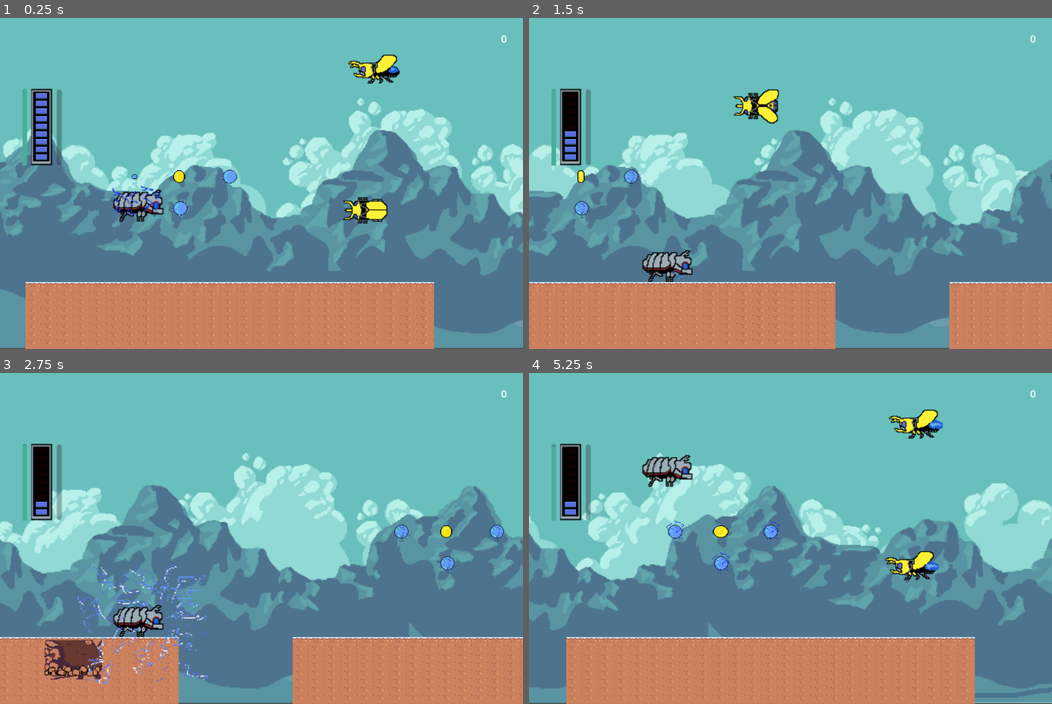
Above: before the commit, frames 1-4 (two rows, left to right).
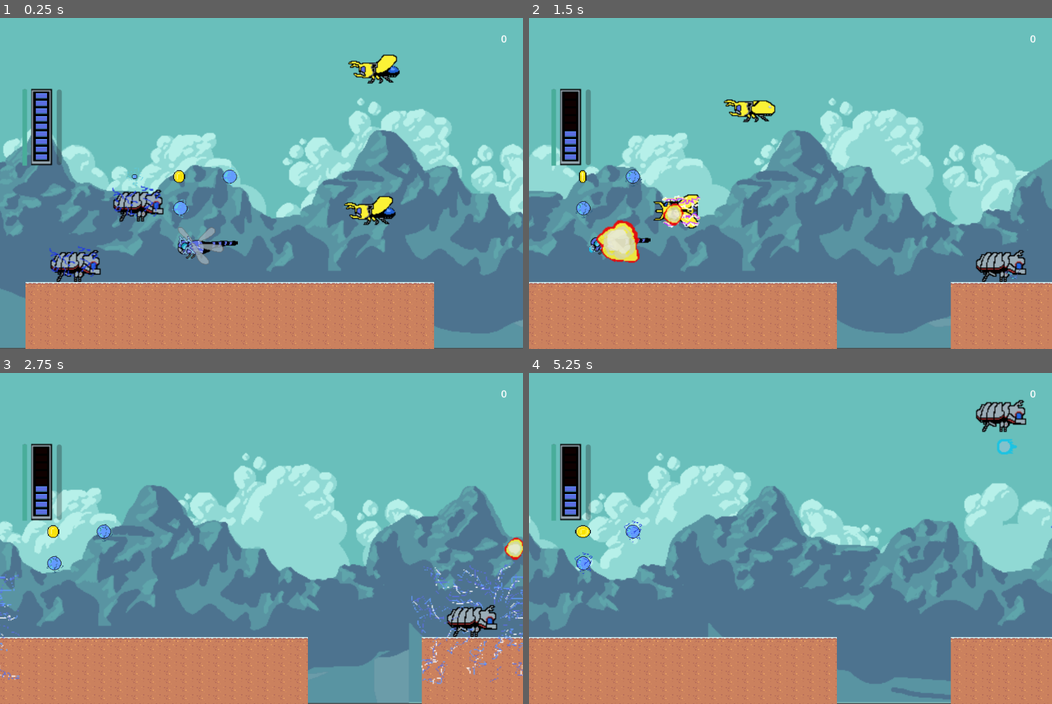
Above: after the commit, the same moments.

Repository: alphaFaiz/cy-bugs
Game: Godot game, scene res://game.tscn
Same seed, same stepped clock (60 frames per second), same inputs: the game is played once before the commit and once after it.
Inputs:
- Up to frame 1 (0.25 s): no input
- Up to frame 2 (1.5 s): hold Up (ui_up) from 0.53 s (still down); tap Z (attack) at 0.6, 1.35 s
- Up to frame 3 (2.75 s): release Up (ui_up) at 2.03 s; hold Down (ui_down) from 2.03 s (still down); hold X (switch_form) from 2.03 s (still down); tap Z (attack) at 2.3 s
- Up to frame 4 (5.25 s): release Down (ui_down) at 2.78 s; release X (switch_form) at 2.78 s; hold Up (ui_up) 2.78-4.28 s; tap Z (attack) at 2.85, 3.6, 4.55, 5.1 s; hold Down (ui_down) 4.28-5.03 s; tap X (switch_form) at 4.35 s; tap Up (ui_up) at 4.52 s; hold Up (ui_up) from 5.03 s (still down)

The runs differ from the first frame. In frame 1, 1.8% of the frame differs, in the area x 9-76%, y 53-80%; in frame 2, 4.8%; in frame 3, 15%, in the area x 0-100%, y 21-100%; in frame 4, 13%.
Error after the commit: Invalid access to property or key 'shape' on a base object of type 'null instance'. (res://enemies/drake_dragonfly_enemy.gd:22)

Commit message:
drake enemy

Diff:
--- a/Player.gd
+++ b/Player.gd
@@ -283,6 +283,5 @@
 		stamina -= 0.2
 	else:
 		stamina -= 0.1
-	print(stamina)
 	if stamina == 0 and not crashed:
 		is_exhausted = true
--- a/enemies/base_enemy.gd
+++ b/enemies/base_enemy.gd
@@ -6,6 +6,8 @@
 @onready var _detection_area: Area2D = $DetectionArea
 @onready var _attack_area: Area2D = $AttackArea
 @onready var _collision_shape: CollisionShape2D = $CollisionShape2D
+@onready var _top_raycast: RayCast2D = $RayCastTop
+@onready var _bottom_raycast: RayCast2D = $RayCastBottom
 
 var default_speed = 80.0
 var default_animation_speed = 1
@@ -30,6 +32,7 @@
 	_target = find_target()
 	if is_attacking:
 		animation_name = "attack"
+		attack_player()
 	elif _target:
 		animation_name = "approach"
 		orbit_target()
@@ -51,6 +54,9 @@
 func _on_attack_area_body_entered(player: Player) -> void:
 	pass
 
+func attack_player():
+	pass
+
 func destroy() -> void:
 	var enemy_collision = get_child(1)
 	remove_child(enemy_collision)
--- a/enemies/base_enemy.tscn
+++ b/enemies/base_enemy.tscn
@@ -95,14 +95,16 @@
 }]
 
 [sub_resource type="CapsuleShape2D" id="CapsuleShape2D_aghni"]
-radius = 23.0286
-height = 92.0201
+radius = 15.0296
+height = 109.924
 
 [sub_resource type="CircleShape2D" id="CircleShape2D_c8oyo"]
-radius = 431.042
+resource_local_to_scene = true
+radius = 157.918
 
 [sub_resource type="CircleShape2D" id="CircleShape2D_7w3qt"]
-radius = 232.078
+resource_local_to_scene = true
+radius = 110.164
 
 [node name="base_enemy" type="CharacterBody2D" groups=["Enemy"]]
 script = ExtResource("1_ngmta")
@@ -130,3 +132,9 @@
 
 [node name="CollisionShape2D" type="CollisionShape2D" parent="AttackArea"]
 shape = SubResource("CircleShape2D_7w3qt")
+
+[node name="RayCastTop" type="RayCast2D" parent="."]
+target_position = Vector2(0, -28)
+
+[node name="RayCastBottom" type="RayCast2D" parent="."]
+target_position = Vector2(0, 28)
--- a/enemies/bee_enemy.gd
+++ b/enemies/bee_enemy.gd
@@ -8,10 +8,12 @@
 
 # Steers towards the target position.
 func follow(target_global_position: Vector2) -> void:
-	var desired_velocity: Vector2= global_position.direction_to(target_global_position) * speed
+	var desired_velocity: Vector2 = global_position.direction_to(target_global_position) * speed
 	var steering := desired_velocity - _velocity
 	velocity += steering / 6.0
 
 func _on_attack_area_body_entered(player: Player) -> void:
 	is_attacking = true
+
+func attack_player():
 	_collision_shape.rotate(PI/2)
--- a/enemies/bee_enemy.tscn
+++ b/enemies/bee_enemy.tscn
@@ -94,6 +94,14 @@
 "speed": 5.0
 }]
 
+[sub_resource type="CircleShape2D" id="CircleShape2D_6lc53"]
+resource_local_to_scene = true
+radius = 383.575
+
+[sub_resource type="CircleShape2D" id="CircleShape2D_v4d7g"]
+resource_local_to_scene = true
+radius = 272.046
+
 [node name="bee_enemy" instance=ExtResource("1_6p3yr")]
 script = ExtResource("2_218lu")
 
@@ -103,3 +111,15 @@
 
 [node name="CollisionShape2D" parent="." index="1"]
 position = Vector2(-1, -2)
+
+[node name="DetectionArea" parent="." index="2"]
+visible = true
+
+[node name="CollisionShape2D" parent="DetectionArea" index="0"]
+shape = SubResource("CircleShape2D_6lc53")
+
+[node name="AttackArea" parent="." index="3"]
+visible = true
+
+[node name="CollisionShape2D" parent="AttackArea" index="0"]
+shape = SubResource("CircleShape2D_v4d7g")
--- a/enemies/caucasus_enemy.tscn
+++ b/enemies/caucasus_enemy.tscn
@@ -101,6 +101,14 @@
 "speed": 5.0
 }]
 
+[sub_resource type="CircleShape2D" id="CircleShape2D_bh7fc"]
+resource_local_to_scene = true
+radius = 449.964
+
+[sub_resource type="CircleShape2D" id="CircleShape2D_0vfgc"]
+resource_local_to_scene = true
+radius = 320.451
+
 [node name="caucasus_enemy" instance=ExtResource("1_6vr4p")]
 script = ExtResource("2_ofmd7")
 
@@ -108,3 +116,15 @@
 scale = Vector2(1.7, 1.7)
 sprite_frames = SubResource("SpriteFrames_hna6s")
 animation = &"attack"
+
+[node name="DetectionArea" parent="." index="2"]
+visible = true
+
+[node name="CollisionShape2D" parent="DetectionArea" index="0"]
+shape = SubResource("CircleShape2D_bh7fc")
+
+[node name="AttackArea" parent="." index="3"]
+visible = true
+
+[node name="CollisionShape2D" parent="AttackArea" index="0"]
+shape = SubResource("CircleShape2D_0vfgc")
--- /dev/null
+++ b/enemies/drake_bullet_enemy.gd
@@ -0,0 +1,5 @@
+extends BaseEnemy
+
+func _physics_process(delta: float) -> void:
+	velocity = Vector2(-speed * 2, 0)
+	move_and_collide(velocity * delta)
--- /dev/null
+++ b/enemies/drake_bullet_enemy.tscn
@@ -0,0 +1,119 @@
+[gd_scene load_steps=16 format=3 uid="uid://b24eghi870kf7"]
+
+[ext_resource type="PackedScene" uid="uid://dwnh4p0oumwto" path="res://enemies/base_enemy.tscn" id="1_b1uuo"]
+[ext_resource type="Texture2D" uid="uid://lhguxi0pwqx3" path="res://prototype-sprites/Drake-bullet.png" id="2_24q8c"]
+[ext_resource type="Script" path="res://enemies/drake_bullet_enemy.gd" id="2_bsfi5"]
+
+[sub_resource type="AtlasTexture" id="AtlasTexture_siygg"]
+atlas = ExtResource("2_24q8c")
+region = Rect2(0, 0, 32, 32)
+
+[sub_resource type="AtlasTexture" id="AtlasTexture_4h4nu"]
+atlas = ExtResource("2_24q8c")
+region = Rect2(32, 0, 32, 32)
+
+[sub_resource type="AtlasTexture" id="AtlasTexture_tp58x"]
+atlas = ExtResource("2_24q8c")
+region = Rect2(0, 0, 32, 32)
+
+[sub_resource type="AtlasTexture" id="AtlasTexture_4c023"]
+atlas = ExtResource("2_24q8c")
+region = Rect2(32, 0, 32, 32)
+
+[sub_resource type="AtlasTexture" id="AtlasTexture_f2bob"]
+atlas = ExtResource("2_24q8c")
+region = Rect2(0, 0, 32, 32)
+
+[sub_resource type="AtlasTexture" id="AtlasTexture_t86r1"]
+atlas = ExtResource("2_24q8c")
+region = Rect2(32, 0, 32, 32)
+
+[sub_resource type="AtlasTexture" id="AtlasTexture_h23hh"]
+atlas = ExtResource("2_24q8c")
+region = Rect2(0, 0, 32, 32)
+
+[sub_resource type="AtlasTexture" id="AtlasTexture_4qbxm"]
+atlas = ExtResource("2_24q8c")
+region = Rect2(32, 0, 32, 32)
+
+[sub_resource type="SpriteFrames" id="SpriteFrames_s00om"]
+resource_local_to_scene = true
+animations = [{
+"frames": [{
+"duration": 1.0,
+"texture": SubResource("AtlasTexture_siygg")
+}, {
+"duration": 1.0,
+"texture": SubResource("AtlasTexture_4h4nu")
+}],
+"loop": true,
+"name": &"approach",
+"speed": 5.0
+}, {
+"frames": [{
+"duration": 1.0,
+"texture": SubResource("AtlasTexture_tp58x")
+}, {
+"duration": 1.0,
+"texture": SubResource("AtlasTexture_4c023")
+}],
+"loop": true,
+"name": &"attack",
+"speed": 5.0
+}, {
+"frames": [{
+"duration": 1.0,
+"texture": SubResource("AtlasTexture_f2bob")
+}, {
+"duration": 1.0,
+"texture": SubResource("AtlasTexture_t86r1")
+}],
+"loop": true,
+"name": &"idle",
+"speed": 5.0
+}, {
+"frames": [{
+"duration": 1.0,
+"texture": SubResource("AtlasTexture_h23hh")
+}, {
+"duration": 1.0,
+"texture": SubResource("AtlasTexture_4qbxm")
+}],
+"loop": true,
+"name": &"walk",
+"speed": 5.0
+}]
+
+[sub_resource type="CircleShape2D" id="CircleShape2D_cuwr0"]
+radius = 14.1421
+
+[sub_resource type="CircleShape2D" id="CircleShape2D_56fer"]
+resource_local_to_scene = true
+radius = 25.9615
+
+[sub_resource type="CircleShape2D" id="CircleShape2D_xit6u"]
+resource_local_to_scene = true
+radius = 19.2354
+
+[node name="drake_bullet_enemy" instance=ExtResource("1_b1uuo")]
+script = ExtResource("2_bsfi5")
+
+[node name="AnimatedSprite2D" parent="." index="0"]
+position = Vector2(5, 0)
+sprite_frames = SubResource("SpriteFrames_s00om")
+
+[node name="CollisionShape2D" parent="." index="1"]
+position = Vector2(0, 0)
+shape = SubResource("CircleShape2D_cuwr0")
+
+[node name="DetectionArea" parent="." index="2"]
+visible = true
+
+[node name="CollisionShape2D" parent="DetectionArea" index="0"]
+shape = SubResource("CircleShape2D_56fer")
+
+[node name="AttackArea" parent="." index="3"]
+visible = true
+
+[node name="CollisionShape2D" parent="AttackArea" index="0"]
+shape = SubResource("CircleShape2D_xit6u")
--- /dev/null
+++ b/enemies/drake_dragonfly_enemy.gd
@@ -0,0 +1,41 @@
+extends BaseEnemy
+
+@onready var shoot_timer = $ShootTimer
+const drake_bullet = preload("res://enemies/drake_bullet_enemy.tscn")
+
+var head_down = true
+
+func orbit_target() -> void:
+	var direction := _target.global_position.direction_to(global_position)
+	follow(_target.global_position)
+
+# Steers towards the target position.
+func follow(target_global_position: Vector2) -> void:
+#	print(global_position.y, " - ", get_node("CollisionShape2D").shape.height)
+	if head_down:
+		velocity = Vector2(0, +speed)
+	else:
+		velocity = Vector2(0, -speed)
+
+	if _bottom_raycast.is_colliding():
+		head_down = false
+	elif _top_raycast.is_colliding() or global_position.y <= get_node("CollisionShape2D").shape.radius:
+		head_down = true
+
+func _on_attack_area_body_entered(player: Player) -> void:
+	is_attacking = true
+
+func attack_player():
+	if _target:
+		follow(_target.global_position)
+	if shoot_timer.is_stopped():
+		shoot_timer.start()
+
+func _on_shoot_timer_timeout() -> void:
+	if _target:
+		follow(_target.global_position)
+	if is_attacking:
+		var inst = drake_bullet.instantiate()
+		print("shoot!")
+		inst.position = Vector2(-get_node("CollisionShape2D").shape.height/1.8, 0)
+		add_child(inst)
--- /dev/null
+++ b/enemies/drake_dragonfly_enemy.tscn
@@ -0,0 +1,140 @@
+[gd_scene load_steps=18 format=3 uid="uid://cnsyk6d1p4wir"]
+
+[ext_resource type="PackedScene" uid="uid://dwnh4p0oumwto" path="res://enemies/base_enemy.tscn" id="1_tsqlu"]
+[ext_resource type="Script" path="res://enemies/drake_dragonfly_enemy.gd" id="2_2khrb"]
+[ext_resource type="Texture2D" uid="uid://dvhfofo2d3io" path="res://prototype-sprites/Drake-flying-forward.png" id="3_snsvo"]
+[ext_resource type="Texture2D" uid="uid://ddj2g8k8b8hxt" path="res://prototype-sprites/Drake-attack.png" id="4_c140e"]
+
+[sub_resource type="AtlasTexture" id="AtlasTexture_a0fh7"]
+atlas = ExtResource("3_snsvo")
+region = Rect2(0, 0, 100, 64)
+
+[sub_resource type="AtlasTexture" id="AtlasTexture_aaig3"]
+atlas = ExtResource("3_snsvo")
+region = Rect2(200, 0, 100, 64)
+
+[sub_resource type="AtlasTexture" id="AtlasTexture_wj0vf"]
+atlas = ExtResource("4_c140e")
+region = Rect2(0, 0, 100, 64)
+
+[sub_resource type="AtlasTexture" id="AtlasTexture_n53ei"]
+atlas = ExtResource("4_c140e")
+region = Rect2(100, 0, 100, 64)
+
+[sub_resource type="AtlasTexture" id="AtlasTexture_f5fy5"]
+atlas = ExtResource("4_c140e")
+region = Rect2(200, 0, 100, 64)
+
+[sub_resource type="AtlasTexture" id="AtlasTexture_dpdsb"]
+atlas = ExtResource("4_c140e")
+region = Rect2(300, 0, 100, 64)
+
+[sub_resource type="AtlasTexture" id="AtlasTexture_ph7xa"]
+atlas = ExtResource("3_snsvo")
+region = Rect2(100, 0, 100, 64)
+
+[sub_resource type="AtlasTexture" id="AtlasTexture_dh2yk"]
+atlas = ExtResource("3_snsvo")
+region = Rect2(200, 0, 100, 64)
+
+[sub_resource type="AtlasTexture" id="AtlasTexture_hdda8"]
+atlas = ExtResource("3_snsvo")
+region = Rect2(0, 0, 100, 64)
+
+[sub_resource type="AtlasTexture" id="AtlasTexture_cv1hg"]
+atlas = ExtResource("3_snsvo")
+region = Rect2(200, 0, 100, 64)
+
+[sub_resource type="SpriteFrames" id="SpriteFrames_uscnj"]
+resource_local_to_scene = true
+animations = [{
+"frames": [{
+"duration": 1.0,
+"texture": SubResource("AtlasTexture_a0fh7")
+}, {
+"duration": 1.0,
+"texture": SubResource("AtlasTexture_aaig3")
+}],
+"loop": true,
+"name": &"approach",
+"speed": 5.0
+}, {
+"frames": [{
+"duration": 1.0,
+"texture": SubResource("AtlasTexture_wj0vf")
+}, {
+"duration": 1.0,
+"texture": SubResource("AtlasTexture_n53ei")
+}, {
+"duration": 1.0,
+"texture": SubResource("AtlasTexture_f5fy5")
+}, {
+"duration": 1.0,
+"texture": SubResource("AtlasTexture_dpdsb")
+}],
+"loop": true,
+"name": &"attack",
+"speed": 5.0
+}, {
+"frames": [{
+"duration": 1.0,
+"texture": SubResource("AtlasTexture_ph7xa")
+}, {
+"duration": 1.0,
+"texture": SubResource("AtlasTexture_dh2yk")
+}],
+"loop": true,
+"name": &"idle",
+"speed": 10.0
+}, {
+"frames": [{
+"duration": 1.0,
+"texture": SubResource("AtlasTexture_hdda8")
+}, {
+"duration": 1.0,
+"texture": SubResource("AtlasTexture_cv1hg")
+}],
+"loop": true,
+"name": &"walk",
+"speed": 5.0
+}]
+
+[sub_resource type="CircleShape2D" id="CircleShape2D_808hn"]
+resource_local_to_scene = true
+radius = 479.067
+
+[sub_resource type="CircleShape2D" id="CircleShape2D_ndefg"]
+resource_local_to_scene = true
+radius = 378.223
+
+[node name="drake_enemy" instance=ExtResource("1_tsqlu")]
+script = ExtResource("2_2khrb")
+
+[node name="AnimatedSprite2D" parent="." index="0"]
+scale = Vector2(1.2, 1.2)
+sprite_frames = SubResource("SpriteFrames_uscnj")
+animation = &"attack"
+
+[node name="CollisionShape2D" parent="." index="1"]
+position = Vector2(2, 3)
+
+[node name="DetectionArea" parent="." index="2"]
+visible = true
+position = Vector2(2, 2)
+
+[node name="CollisionShape2D" parent="DetectionArea" index="0"]
+position = Vector2(-422, -3)
+shape = SubResource("CircleShape2D_808hn")
+
+[node name="AttackArea" parent="." index="3"]
+visible = true
+position = Vector2(0, 3)
+
+[node name="CollisionShape2D" parent="AttackArea" index="0"]
+position = Vector2(-320, -4)
+shape = SubResource("CircleShape2D_ndefg")
+
+[node name="ShootTimer" type="Timer" parent="." index="6"]
+wait_time = 2.0
+
+[connection signal="timeout" from="ShootTimer" to="." method="_on_shoot_timer_timeout"]
--- a/segments/A.tscn
+++ b/segments/A.tscn
@@ -6,6 +6,7 @@
 [ext_resource type="PackedScene" uid="uid://cfx8phkl3rp5u" path="res://pickup-items/stamina_leaf_item.tscn" id="4_c5odq"]
 [ext_resource type="PackedScene" uid="uid://bqanqh8wnjgit" path="res://enemies/bee_enemy.tscn" id="4_qdqpt"]
 [ext_resource type="PackedScene" uid="uid://vrhs2s0s3mhy" path="res://enemies/caucasus_enemy.tscn" id="5_c61wd"]
+[ext_resource type="PackedScene" uid="uid://cnsyk6d1p4wir" path="res://enemies/drake_dragonfly_enemy.tscn" id="7_jmpsx"]
 
 [sub_resource type="TileSetAtlasSource" id="TileSetAtlasSource_y48uq"]
 texture = ExtResource("1_qq3ww")
@@ -233,3 +234,6 @@
 
 [node name="caucasus_enemy" parent="." instance=ExtResource("5_c61wd")]
 position = Vector2(856, 392)
+
+[node name="drake_enemy" parent="." instance=ExtResource("7_jmpsx")]
+position = Vector2(695, 459)
--- a/segments/B.tscn
+++ b/segments/B.tscn
@@ -1,10 +1,12 @@
-[gd_scene load_steps=10 format=3 uid="uid://b0uawieq135xi"]
+[gd_scene load_steps=12 format=3 uid="uid://b0uawieq135xi"]
 
 [ext_resource type="Material" uid="uid://ckqgtk1p6dliv" path="res://Clockup_material.tres" id="1_0i0m3"]
 [ext_resource type="Texture2D" uid="uid://bbsc8uo0mjg30" path="res://common/Tilemap/tiles_packed.png" id="1_kp3ie"]
 [ext_resource type="PackedScene" uid="uid://gp5l3oggxsnp" path="res://pickup-items/lightning_item.tscn" id="2_pnhei"]
 [ext_resource type="PackedScene" uid="uid://blaprf7osksqh" path="res://pickup-items/score_item.tscn" id="3_2cbpc"]
 [ext_resource type="PackedScene" uid="uid://vrhs2s0s3mhy" path="res://enemies/caucasus_enemy.tscn" id="4_xhyyr"]
+[ext_resource type="PackedScene" uid="uid://cnsyk6d1p4wir" path="res://enemies/drake_dragonfly_enemy.tscn" id="6_ihea1"]
+[ext_resource type="PackedScene" uid="uid://3652aylf4yu6" path="res://Player.tscn" id="7_yexia"]
 
 [sub_resource type="TileSetAtlasSource" id="TileSetAtlasSource_d6kvq"]
 texture = ExtResource("1_kp3ie")
@@ -285,3 +287,9 @@
 
 [node name="caucasus_enemy2" parent="." instance=ExtResource("4_xhyyr")]
 position = Vector2(774, 384)
+
+[node name="drake_enemy" parent="." instance=ExtResource("6_ihea1")]
+position = Vector2(456, 428)
+
+[node name="Player" parent="." instance=ExtResource("7_yexia")]
+position = Vector2(206, 426)
Not shown: 1 places in enemies/bee_enemy.tscn that only renumber resources
Not shown: 1 places in enemies/caucasus_enemy.tscn that only renumber resources
Binary file added: prototype-sprites/Drake-attack.aseprite
Binary file added: prototype-sprites/Drake-attack.png
Not shown, added: prototype-sprites/Drake-attack.png.import
Binary file added: prototype-sprites/Drake-bullet.aseprite
Binary file added: prototype-sprites/Drake-bullet.png
Not shown, added: prototype-sprites/Drake-bullet.png.import
Binary file changed: prototype-sprites/Drake-flying-forward.aseprite
Binary file added: prototype-sprites/Drake-flying-forward.png
Not shown, added: prototype-sprites/Drake-flying-forward.png.import
Binary file changed: prototype-sprites/explosion.aseprite
(and 2 more such lines)
